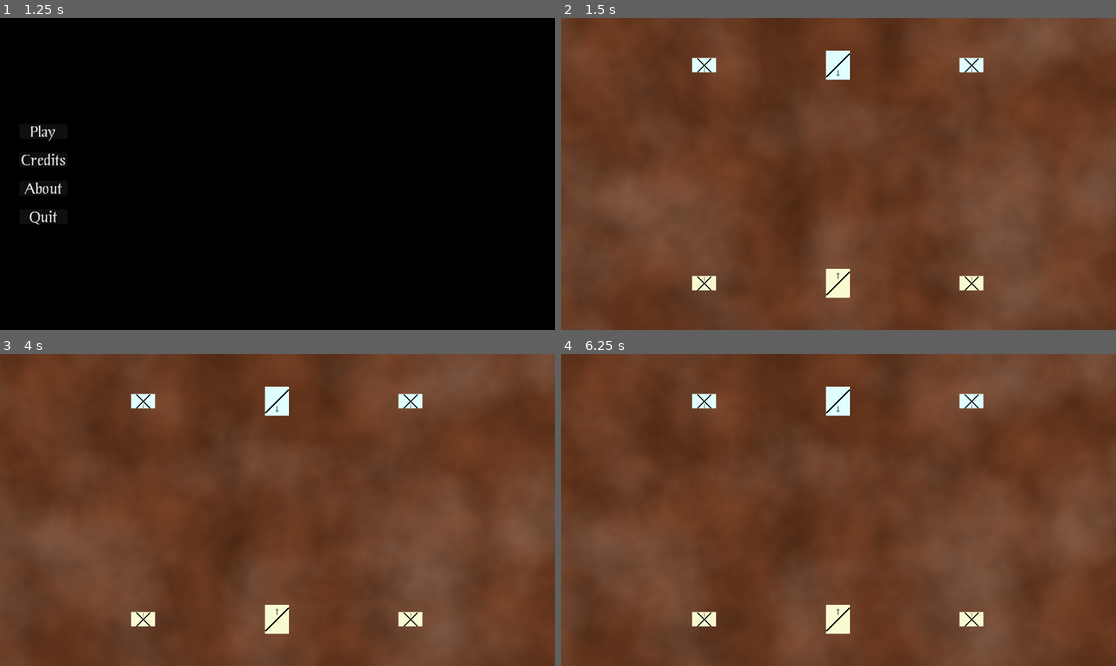
Above: before the commit, frames 1-4 (two rows, left to right).
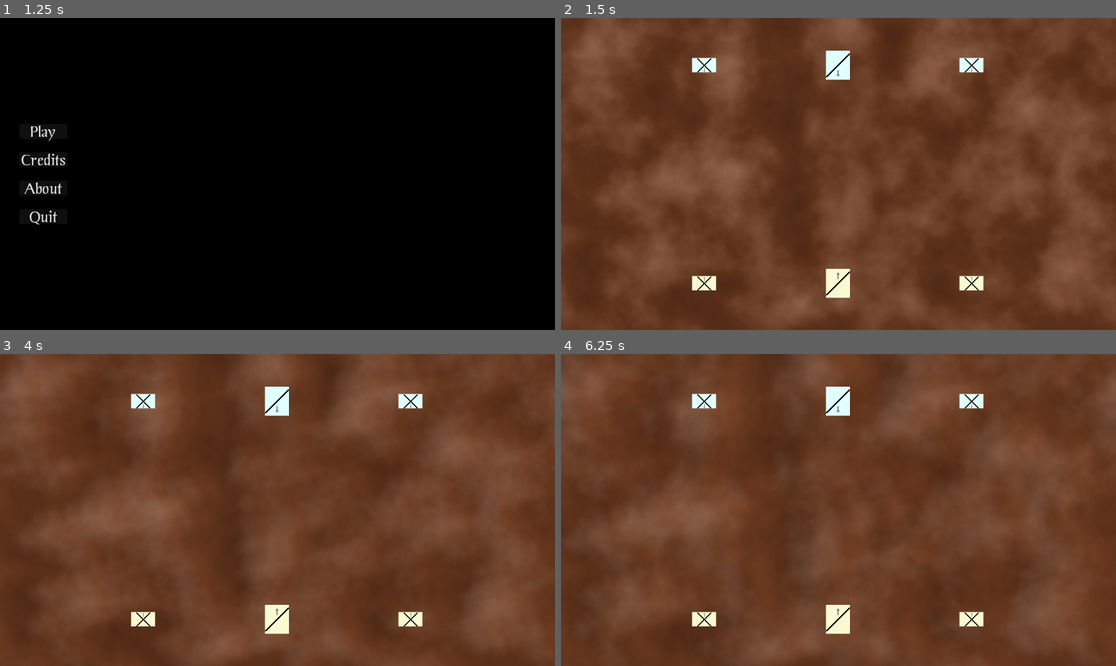
Above: after the commit, the same moments.

Repository: Habidakus/fantasy-battle
Game: Godot game, scene res://Scenes/TopLevelStateMachine.tscn
Same seed, same stepped clock (60 frames per second), same inputs: the game is played once before the commit and once after it.
Inputs (mouse positions are in pixels of both pictures, inside the frame that each line leads up to):
- Up to frame 1 (1.25 s): tap Enter at 0.5 s; move the mouse to (399, 158) at 0.52 s; click (399, 158) at 0.67 s
- Up to frame 2 (1.5 s): click "Play" at 1.25 s
- Up to frame 3 (4 s): tap Space at 2, 3.5 s; move the mouse to (166, 525) at 2.02 s; click (166, 525) at 2.17 s; tap Enter at 2.75 s; move the mouse to (333, 441) at 2.77 s; click (333, 441) at 2.92 s; move the mouse to (249, 572) at 3.52 s; click (249, 572) at 3.67 s
- Up to frame 4 (6.25 s): tap Enter at 4.25 s; move the mouse to (1005, 556) at 4.27 s; click (1005, 556) at 4.42 s; tap Space at 5 s; move the mouse to (672, 463) at 5.02 s; click (672, 463) at 5.17 s; move the mouse to (866, 510) at 5.77 s; click (866, 510) at 5.92 s

Frame 1 is identical in both runs. In frame 2, 4.8% of the frame differs, in the area x 2-100%, y 0-96%; in frame 3, 5.2%; in frame 4, 5.4%, in the area x 0-100%, y 0-99%.

Commit message:
Fog should play atop army squads

Diff:
--- a/Scenes/TopLevelStateMachine.tscn
+++ b/Scenes/TopLevelStateMachine.tscn
@@ -228,7 +228,7 @@
 metadata/_edit_use_anchors_ = true
 
 [node name="Parallax_Mist" type="ParallaxLayer" parent="State_Play/ParallaxBackground"]
-scale = Vector2(2, 2)
+z_index = 5
 motion_mirroring = Vector2(1152, 1152)
 
 [node name="TextureRect" type="TextureRect" parent="State_Play/ParallaxBackground/Parallax_Mist"]
